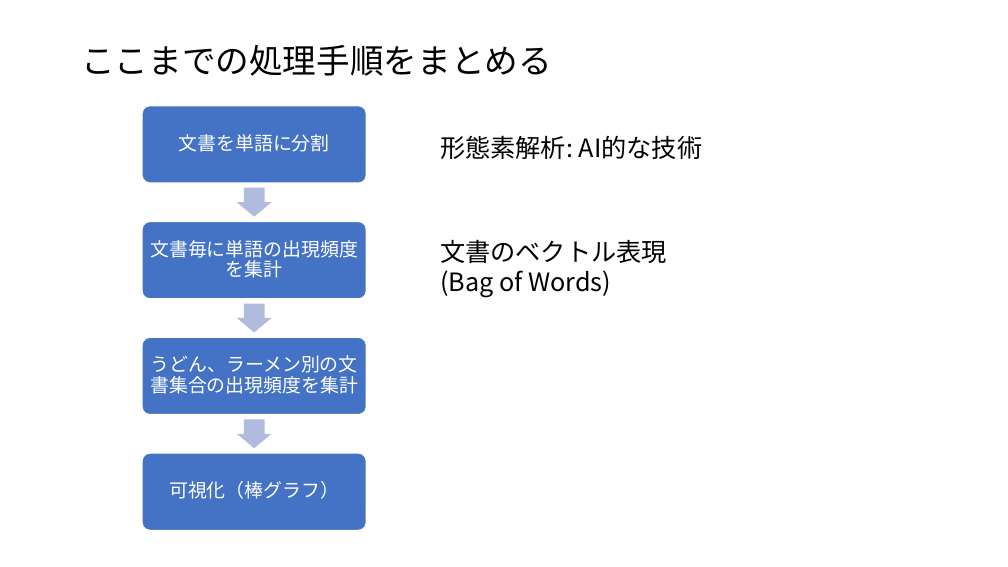
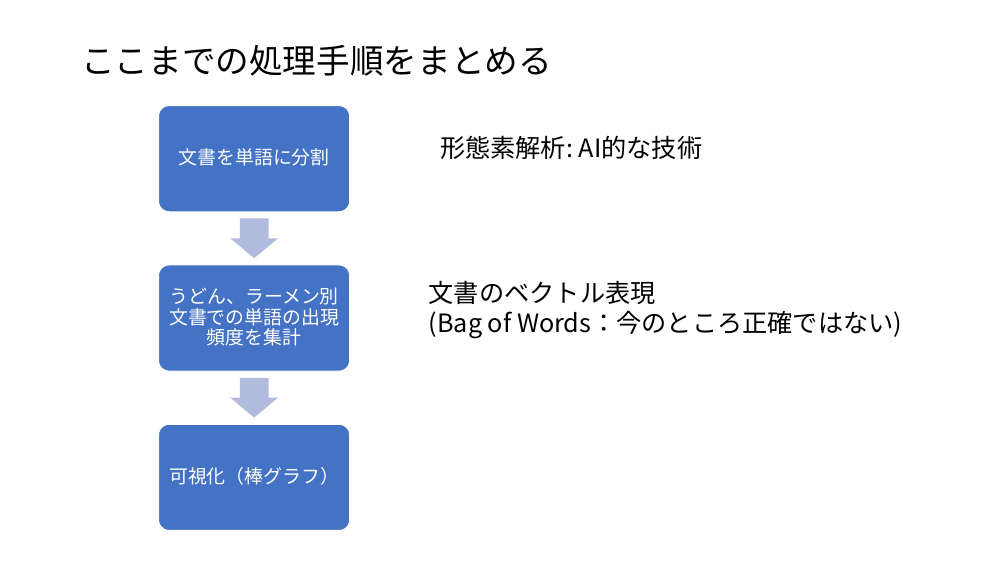
Before and after one commit to ueharaLab/NLP_2-tokenizer, a slide deck: slide 7 of textmining2 tokenizer.pptx. Drawn at 1008x567 pixels with LibreOffice and Linux fonts; fonts in the diff are those of the drawing. Boxes give left, top, right and bottom in pixels: in the first picture for what was removed or moved away, otherwise in the second. Text is boxed around its words. In the diff, an @@ line names an element or a change of style, - is before the commit and + after.

```diff
--- a/textmining2 tokenizer.pptx
+++ b/textmining2 tokenizer.pptx
@@ rounded rectangle: place and size @@
-rounded rectangle at bbox=[142, 106, 367, 183]
+rounded rectangle at bbox=[159, 106, 350, 212]
@@ text "文書を単語に分割": place and size @@
-text "文書を単語に分割" at bbox=[179, 134, 330, 152]
+text "文書を単語に分割" at bbox=[179, 148, 330, 166]
@@ right arrow: place and size @@
-right arrow at bbox=[237, 188, 271, 217]
+right arrow at bbox=[231, 219, 278, 259]
@@ text removed at bbox=[150, 240, 358, 278] @@
-文書毎に単語の出現頻度を集計
@@ rounded rectangle: place and size @@
-rounded rectangle at bbox=[142, 222, 367, 299]
+rounded rectangle at bbox=[159, 265, 350, 371]
@@ text at bbox=[169, 287, 339, 346]: text changed @@
-うどん、ラーメン別の文書集合の出現頻度を集計
+うどん、ラーメン別文書での単語の出現頻度を集計
@@ text "文書のベクトル表現": place and size @@
-text "文書のベクトル表現" at bbox=[440, 239, 667, 298]
+text "文書のベクトル表現" at bbox=[429, 280, 902, 339]
@@ right arrow removed at bbox=[237, 304, 271, 333] @@
@@ text at bbox=[429, 310, 902, 339]: text changed @@
-(Bag of Words)
+(Bag of Words：今のところ正確ではない)
@@ rounded rectangle removed at bbox=[142, 337, 367, 414] @@
@@ right arrow: place and size @@
-right arrow at bbox=[237, 420, 271, 448]
+right arrow at bbox=[231, 377, 278, 417]
@@ rounded rectangle: place and size @@
-rounded rectangle at bbox=[142, 453, 367, 530]
+rounded rectangle at bbox=[159, 424, 350, 531]
@@ text "可視化（棒グラフ）": place and size @@
-text "可視化（棒グラフ）" at bbox=[169, 481, 339, 499]
+text "可視化（棒グラフ）" at bbox=[169, 467, 339, 485]
```
Also in this commit, not shown: 6 other slides changed, 4 slides added, 1 slide removed, 4 other files.
